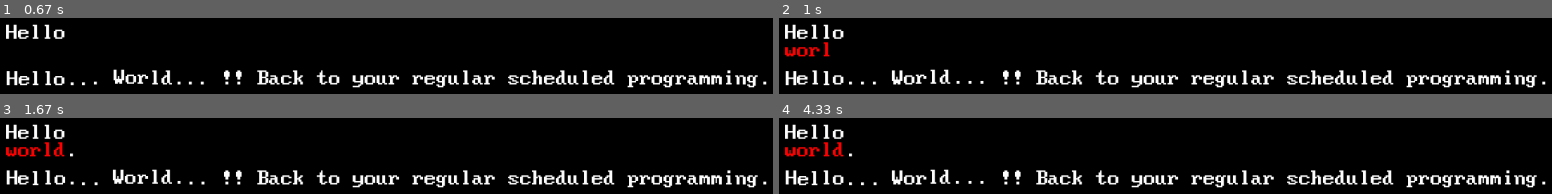
Above: before the commit, frames 1-4 (two rows, left to right).
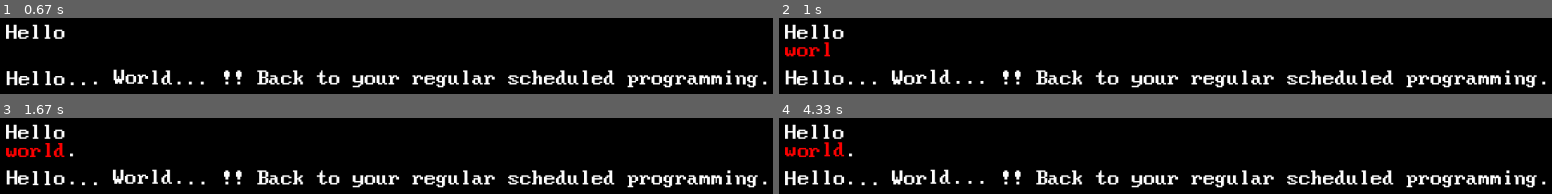
Above: after the commit, the same moments.

Repository: mortalglitch/reflections-cyoa
Game: pygame game, started from main.py
Two runs of this game, one before a commit and one after it. Both use one fixed random seed, a clock stepped at 60 frames per second and the inputs below. The source is Python 2; it was converted automatically to run under Python 3.
Inputs:
- Up to frame 1 (0.67 s): no input
- Up to frame 2 (1 s): no input
- Up to frame 3 (1.67 s): no input
- Up to frame 4 (4.33 s): no input

Frame 1 is identical in both runs. In frame 2, 0.4% of the frame differs, in the area x 0-7%, y 31-90%; in frame 3, 0.6%; in frame 4, 1.1%, in the area x 0-12%, y 31-90%.

Commit message:
Added demo story. Main.py updates just contain testing

Diff:
--- a/main.py
+++ b/main.py
@@ -32,7 +32,9 @@
     t.newline()
     t.wait(50)
     t.color(255, 0, 0)
+    t.shake(jitter)
     t.string("world")
+    t.shake(None)
     t.color(255, 255, 255)
     t.string(".")
 
--- /dev/null
+++ b/story_files/demo_story.txt
@@ -0,0 +1,30 @@
+[%S Beginning %]
+You wake up in an area unknown to you.
+Looking around to realize it is a [# c-255,0,0 #][# shake #]dark cave[# reset #]
+Looking down at the floor you notice what appears to be a torch and a flashlight.
+[%C Grab Torch :: Torch %][%C Grab Flashlight :: Flashlight %]
+
+[%S Torch %]
+You grab the torch and underneath was a flint and steel. You hold on to both for now. There is a [# c-0,255,0 #][# shake #]strong pungent smell[# reset #] in the air not just from the torch.
+You feel you shouldn't stay here long.
+[%C Light Torch :: Try to light %][%C Explore without lighting :: Explore without light %]
+
+[%S Flashlight %]
+You look over the flashlight and it seems to be in decent condition. It does look a little strange though. This flashlight has both a sliding switch and a button.
+There is a [# c-0,255,0 #][# shake #]strong pungent smell[# reset #] in the air.
+
+[%S Try to light %]
+Despite the lack of experience with a flint and steel you were able to successfully light the torch. Unfortunately you realize you are standing in the room with a [# c-255,0,0 #][# shake #]Laparell[# reset #] which can now see you. The [# c-255,0,0 #][# shake #]Laparell[# reset #] isn't too fond of what it sees and quickly ends your life.
+[%e Bad Ending 1 %]
+
+[%S Explore without light %]
+You decide to explore without lighting the torch due to the smell. You feel your way around until you discover an opening with a breeze. You step through the openning only to find there is no ground. You fall to your demise.
+[%e Bad Ending 2 %]
+
+[%S Push button %]
+You try and push the button on the flashlight but find it's quite hard to push. You end up pushing very hard and eventual hear a click but no light. After a second or two an alarm begins sounding from the flashlight. Amongst the loud sounds of the siren you hear a [# c-165,42,42 #][# shake #]low growl[# reset #] that sounds almost tiger like. Within an instant your body hits the floor. You are no longer amongst the living.
+[%e Bad Ending 3 %]
+
+[%S Flip switch %]
+The switch comes with a satisfying click. Unfortunately this will be the last sound you hear as the new light shines showing you are not alone. A massive fur covered creature stands in the opposite corner of the room. If you are not mistaken this is a [# c-255,0,0 #][# shake #]Laparell[# reset #]. As quickly as the switch clicked the creature sprang toward you. You last vision was slime dripping from fangs longer than your hand.
+[%e Bad Ending 4 %]
